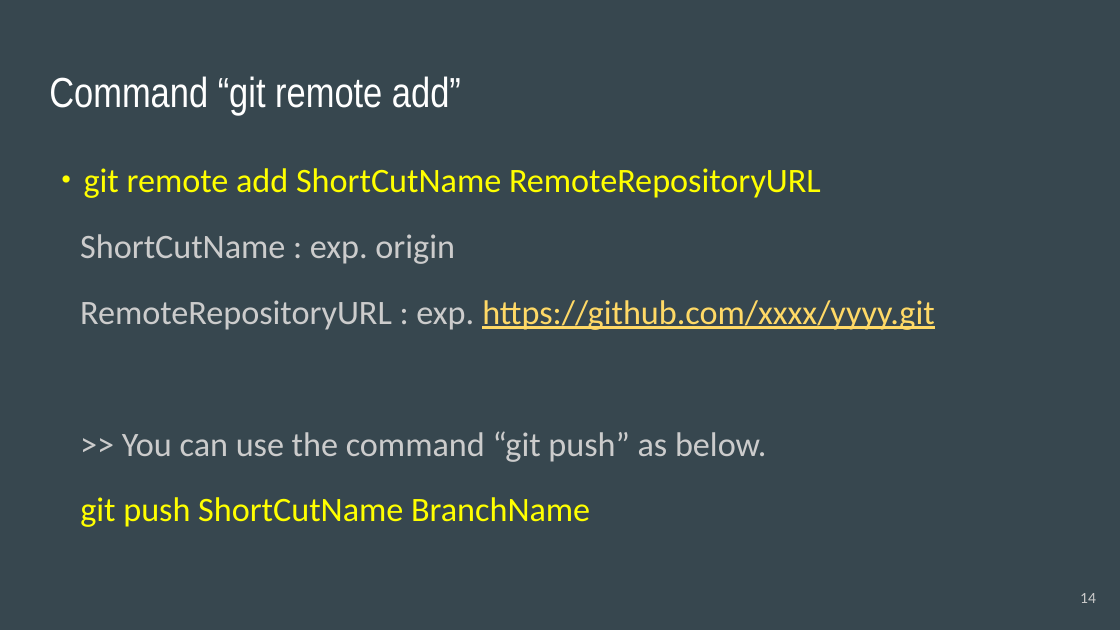
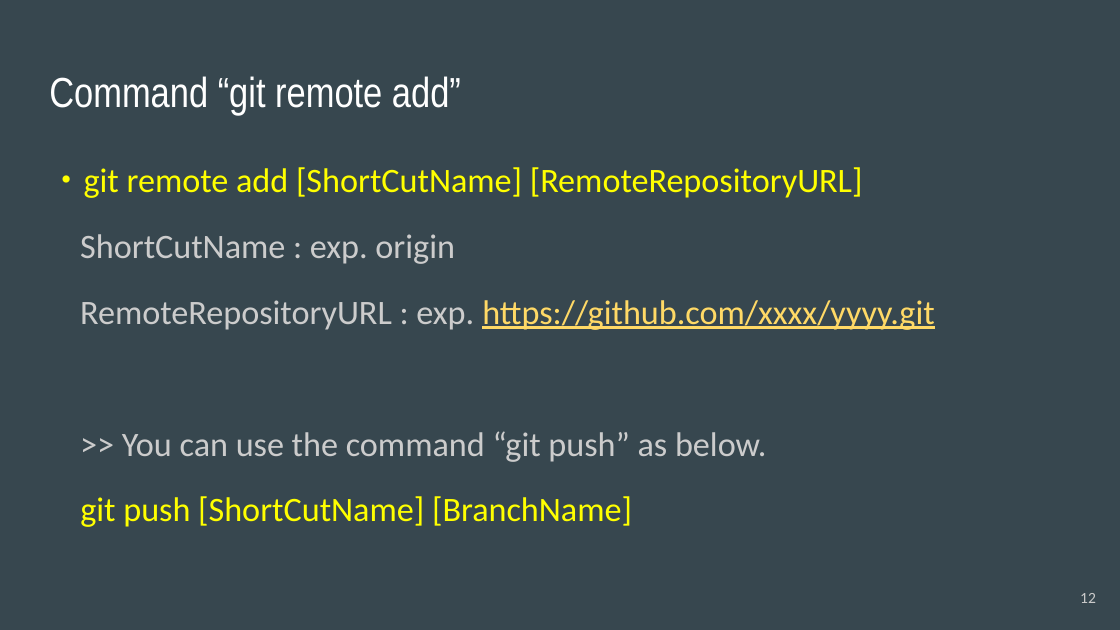
Before and after one commit to acchi17/StudyGit, a slide deck: slide 12 of GitStudySession.pptx (slide 14 before the commit). Drawn at 1120x630 pixels with LibreOffice and Linux fonts; fonts in the diff are those of the drawing. Boxes give left, top, right and bottom in pixels: in the first picture for what was removed or moved away, otherwise in the second. Text is boxed around its words. In the diff, an @@ line names an element or a change of style, - is before the commit and + after.

```diff
--- a/GitStudySession.pptx
+++ b/GitStudySession.pptx
@@ text at (49, 167, 863, 198): text changed @@
-・git remote add ShortCutName RemoteRepositoryURL
+・git remote add [ShortCutName] [RemoteRepositoryURL]
@@ text at (80, 496, 632, 527): text changed @@
-git push ShortCutName BranchName
+git push [ShortCutName] [BranchName]
@@ page number at (1080, 593, 1096, 603): text changed @@
-14
+12
```
Also in this commit, not shown: 10 other slides changed, 6 slides added.
